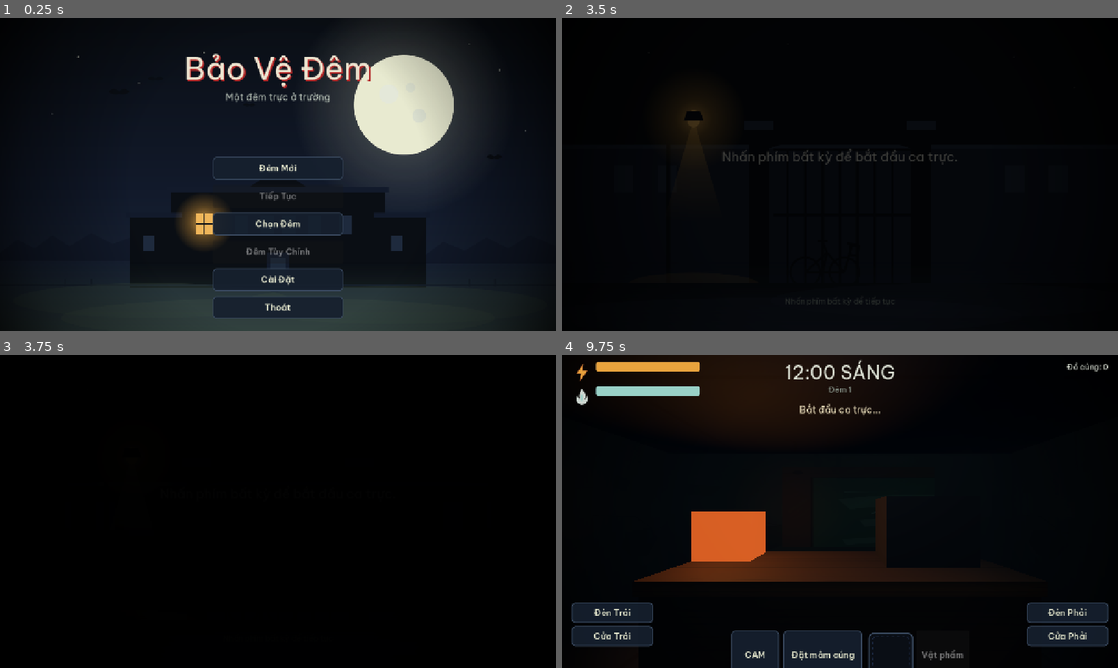
Above: before the commit, frames 1-4 (two rows, left to right).
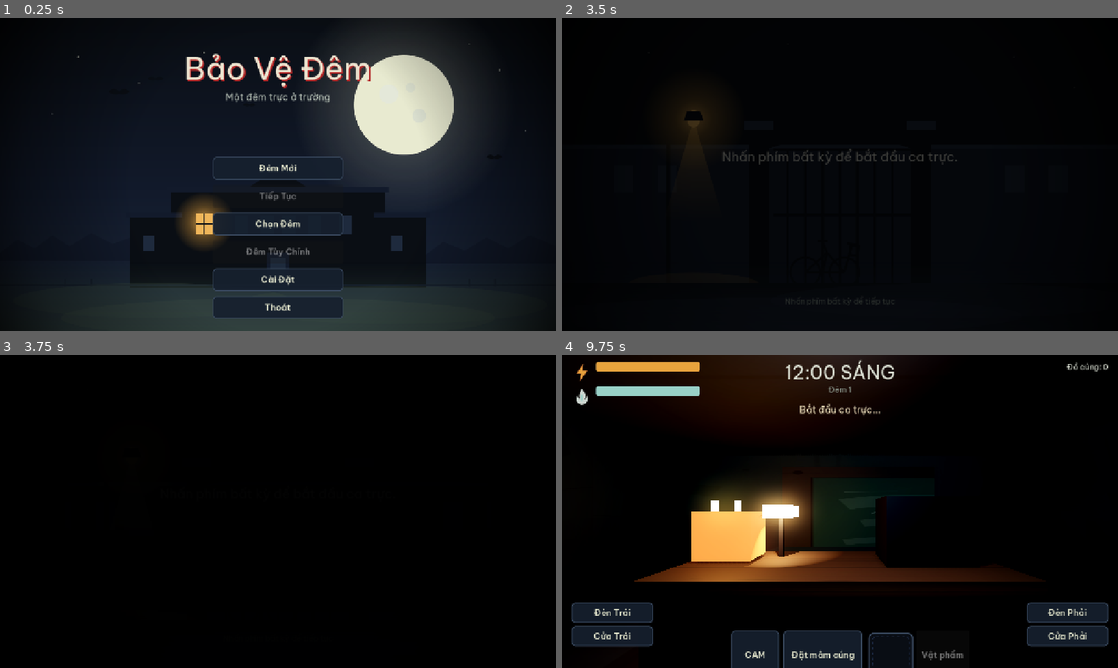
Above: after the commit, the same moments.

Repository: cthpAiden/nightwatch
Game: Godot game, scene res://scenes/screens/MainMenu.tscn
Two runs of this game, one before a commit and one after it. Both use one fixed random seed, a clock stepped at 60 frames per second and the inputs below.
Inputs (mouse positions are in pixels of both pictures, inside the frame that each line leads up to):
- Up to frame 1 (0.25 s): no input
- Up to frame 2 (3.5 s): click "Đêm Mới" at 0.5 s; tap Enter at 1.25 s; move the mouse to (962, 158) at 1.27 s; hold Right (pan_right) 1.28-2.03 s; hold F (place_offering) 1.28-2.03 s; click (962, 158) at 1.42 s; move the mouse to (728, 190) at 2.02 s; hold A (left_door) 2.03-2.78 s; tap Tab (toggle_cameras) at 2.1 s; tap Down (pan_reset) at 2.75 s; move the mouse to (895, 105) at 2.77 s; hold Right (pan_right) from 2.78 s (still down); hold F (place_offering) from 2.78 s (still down)
- Up to frame 3 (3.75 s): keep holding Right (pan_right); move the mouse to (250, 574) at 3.52 s; release F (place_offering) at 3.53 s; tap Tab (toggle_cameras) at 3.6 s; click (250, 574) at 3.67 s
- Up to frame 4 (9.75 s): move the mouse to (1006, 558) at 4.27 s; release Right (pan_right) at 4.28 s; hold A (left_door) 4.28-5 s; hold F (place_offering) 4.28-5 s; click "Đèn Trái" at 5 s; click "Cửa Trái" at 5.75 s; click "Đèn Phải" at 6.5 s; click "Cửa Phải" at 7.25 s; click "CAM" at 8 s; click "Đặt mâm cúng" at 8.75 s; click "Bỏ qua" at 9.5 s

Frames 1-3 are identical in both runs. In frame 4, 7.7% of the frame differs, in the area x 17-71%, y 40-73%.

Commit message:
Brighter real lighting, power rebalance, bigger cam hitboxes, threat fixes
- guard_room: full lighting/graphics overhaul — bright wide doorway spotlights
  with shadows + visible wall lamps, warm desk lamp pool, flickering altar
  candles (survive blackout), moonlit barred window, fluorescent ceiling tube,
  glow/SSAO/tonemap grading, emissive monitor screen. Lights now illuminate
  areas instead of reading as dim orbs.
- night_config: power rebalance (door 2.2->1.1, camera 0.5->0.12, idle/light
  lowered) so a careful player isn't drained out by 3AM.
- camera_system: map dot click targets enlarged 38->64px (no more pixel-perfect
  clicking on the circle).
- ong_ke: fix the core "enemies don't work" bug — "ngoan" repel no longer
  matches the idle default state; you must close the door OR light him up and
  hold still, else he advances and takes you.
- threat_base: audible knock + toast when any rusher reaches a door so it's
  noticeable even with the doorway light off.

Co-Authored-By: Claude Opus 4.8 <noreply@anthropic.com>

Diff:
--- a/localization/strings.csv
+++ b/localization/strings.csv
@@ -128,6 +128,7 @@
 MADA_RESIST,"Kệ tiếng dưới nước. Đừng trả lời.","Ignore the voice in the water. Don't answer."
 MATROI_RULE,"Thấy đốm xanh thì đi chậm. Đừng chạy.","See the blue flame? Walk slow. Don't run."
 CAT_WARN,Con Mun nhảy qua rồi! Coi chừng!,Mun jumped over it! Watch out!
+THREAT_AT_DOOR,"Có gì đó ngoài cửa... ({0})","Something's at the door... ({0})"
 DAWN_GREET,"6 giờ. Trời sáng rồi. Mình qua được rồi.","6 o'clock. Dawn. We made it."
 TABOO_NO_NAME,Đừng gọi tên ai sau nửa đêm.,Don't call anyone's name after midnight.
 INCENSE_RULE,"Thắp nhang lẻ — một, ba, năm. Đừng bốn.","Light odd incense — one, three, five. Never four."
--- a/scripts/systems/camera_system.gd
+++ b/scripts/systems/camera_system.gd
@@ -66,10 +66,14 @@
 	var bg := UI.texture_rect("res://assets/art/ui/map_panel.svg", TextureRect.STRETCH_KEEP_ASPECT)
 	UI.full(bg)
 	map.add_child(bg)
+	# Click target is deliberately larger than the drawn dot so you don't have to
+	# hit the circle exactly; the icon stays centered at a comfortable visual size.
+	const DOT_HIT := 64.0   # clickable square
 	for cam in MapGraph.CAMERAS:
 		var pos: Vector2 = MapGraph.MAP_POS[cam]
-		var b := UI.icon_button("res://assets/art/ui/cam_dot.svg", 38)
-		b.position = pos - Vector2(19, 19)
+		var b := UI.icon_button("res://assets/art/ui/cam_dot.svg", DOT_HIT)
+		b.size = Vector2(DOT_HIT, DOT_HIT)
+		b.position = pos - Vector2(DOT_HIT * 0.5, DOT_HIT * 0.5)
 		b.tooltip_text = tr(MapGraph.name_key(cam))
 		b.pressed.connect(_select.bind(cam))
 		map.add_child(b)
--- a/scripts/systems/guard_room.gd
+++ b/scripts/systems/guard_room.gd
@@ -1,7 +1,7 @@
 extends Node3D
-## The 2.5D guard office. Builds simple 3D geometry in code, a pannable camera
+## The 2.5D guard office. Builds the 3D scene in code: a pannable camera
 ## (mouse-to-edges or pan_left/right/reset keys), two doorways with animated
-## shutters + lights, and a billboard for whatever threat is at each door.
+## shutters + real wall lamps, a lit desk, an ancestor altar, and a moonlit window.
 ## Pure "view + look controls" — gameplay rules live in NightController.
 
 const YAW_MAX := 1.15
@@ -10,6 +10,15 @@
 const EDGE := 0.14            # outer screen fraction that pans the view
 
 const ROOM_TEX := "res://assets/art/room/"
+
+# Light energies (kept as named constants so power-loss / restore is consistent).
+const CEILING_ENERGY := 1.7
+const DOOR_LIGHT_ENERGY := 7.0
+const DESK_LAMP_ENERGY := 3.2
+const ALTAR_ENERGY := 2.0
+
+const DOOR_CLOSED_Y := 1.35
+const DOOR_OPEN_Y := 3.7
 
 var _pivot: Node3D
 var _cam: Camera3D
@@ -17,9 +26,16 @@
 var _door_closed := {GameEnums.Side.LEFT: false, GameEnums.Side.RIGHT: false}
 var _lights := {}            # side -> SpotLight3D
 var _light_on := {GameEnums.Side.LEFT: false, GameEnums.Side.RIGHT: false}
+var _lamp_mats := {}         # side -> StandardMaterial3D (visible wall fixture glow)
 var _threat_sprites := {}    # side -> Sprite3D
+
 var _ceiling: OmniLight3D
+var _tube_mat: StandardMaterial3D
+var _desk_lamp: SpotLight3D
+var _desk_lamp_mat: StandardMaterial3D
 var _altar_light: OmniLight3D
+var _altar_mat: StandardMaterial3D
+var _monitor_mat: StandardMaterial3D
 
 var _yaw := 0.0
 var _yaw_target := 0.0
@@ -29,13 +45,12 @@
 var _powered := true
 var _pan_speed := 0.0
 var _kb_dir := 0.0
-
-const DOOR_CLOSED_Y := 1.35
-const DOOR_OPEN_Y := 3.7
+var _t := 0.0
 
 func _ready() -> void:
 	_build_environment()
 	_build_room()
+	_build_window()
 	_build_doorway(GameEnums.Side.LEFT, -3.9)
 	_build_doorway(GameEnums.Side.RIGHT, 3.9)
 	set_process(true)
@@ -46,14 +61,33 @@
 	var we := WorldEnvironment.new()
 	var env := Environment.new()
 	env.background_mode = Environment.BG_COLOR
-	env.background_color = Color(0.02, 0.03, 0.05)
+	env.background_color = Color(0.015, 0.02, 0.035)
 	env.ambient_light_source = Environment.AMBIENT_SOURCE_COLOR
-	env.ambient_light_color = Color(0.18, 0.22, 0.3)
-	env.ambient_light_energy = 0.35
+	env.ambient_light_color = Color(0.22, 0.26, 0.34)
+	env.ambient_light_energy = 0.5
+	# Atmospheric depth, but lighter than before so the room reads clearly.
 	env.fog_enabled = true
-	env.fog_light_color = Color(0.05, 0.07, 0.1)
-	env.fog_density = 0.04
+	env.fog_light_color = Color(0.06, 0.08, 0.12)
+	env.fog_density = 0.018
 	env.tonemap_mode = Environment.TONE_MAPPER_FILMIC
+	env.tonemap_exposure = 1.05
+	env.tonemap_white = 2.0
+	# Bloom makes lamps actually read as light sources (not flat "orbs").
+	env.glow_enabled = true
+	env.glow_intensity = 0.6
+	env.glow_strength = 1.05
+	env.glow_bloom = 0.12
+	env.glow_blend_mode = Environment.GLOW_BLEND_MODE_SCREEN
+	env.glow_hdr_threshold = 0.95
+	# Contact shadows / grounding.
+	env.ssao_enabled = true
+	env.ssao_radius = 1.2
+	env.ssao_intensity = 1.6
+	# Subtle grade: a touch of contrast + slight desaturation for the night mood.
+	env.adjustment_enabled = true
+	env.adjustment_brightness = 1.02
+	env.adjustment_contrast = 1.08
+	env.adjustment_saturation = 0.94
 	we.environment = env
 	add_child(we)
 
@@ -65,21 +99,40 @@
 	_cam.current = true
 	_pivot.add_child(_cam)
 
+	# Main ceiling light + a visible fluorescent tube so there is a real source.
 	_ceiling = OmniLight3D.new()
-	_ceiling.position = Vector3(0, 2.8, -0.5)
-	_ceiling.light_color = Color(0.7, 0.78, 0.85)
-	_ceiling.light_energy = 0.5
-	_ceiling.omni_range = 9.0
+	_ceiling.position = Vector3(0, 2.82, -0.6)
+	_ceiling.light_color = Color(0.78, 0.84, 0.92)
+	_ceiling.light_energy = CEILING_ENERGY
+	_ceiling.omni_range = 12.0
+	_ceiling.omni_attenuation = 1.4
+	_ceiling.shadow_enabled = true
 	add_child(_ceiling)
+	# soft fill so corners aren't pitch black
+	var fill := OmniLight3D.new()
+	fill.position = Vector3(0, 2.5, 1.8)
+	fill.light_color = Color(0.5, 0.58, 0.72)
+	fill.light_energy = 0.5
+	fill.omni_range = 10.0
+	add_child(fill)
+
+	_tube_mat = StandardMaterial3D.new()
+	_tube_mat.albedo_color = Color(0.9, 0.95, 1.0)
+	_tube_mat.emission_enabled = true
+	_tube_mat.emission = Color(0.85, 0.92, 1.0)
+	_tube_mat.emission_energy_multiplier = 4.0
+	var tube := _box(Vector3(2.4, 0.08, 0.2), Vector3(0, 2.92, -0.6), _tube_mat)
+	tube.cast_shadow = GeometryInstance3D.SHADOW_CASTING_SETTING_OFF
 
 func _mat(tex: String, tint: Color = Color.WHITE, scale: float = 1.0,
-		emissive: bool = false) -> StandardMaterial3D:
+		emissive: bool = false, rough: float = 0.95, metal: float = 0.0) -> StandardMaterial3D:
 	var m := StandardMaterial3D.new()
 	var path := ROOM_TEX + tex
-	if ResourceLoader.exists(path):
+	if tex != "" and ResourceLoader.exists(path):
 		m.albedo_texture = load(path)
 	m.albedo_color = tint
-	m.roughness = 0.95
+	m.roughness = rough
+	m.metallic = metal
 	if scale != 1.0:
 		m.uv1_scale = Vector3(scale, scale, 1.0)
 	if emissive:
@@ -100,7 +153,7 @@
 
 func _build_room() -> void:
 	var wall := _mat("wall.svg", Color(0.55, 0.6, 0.55), 2.0)
-	_box(Vector3(9, 0.2, 9), Vector3(0, -0.1, 0), _mat("floor.svg", Color(0.5, 0.5, 0.5), 3.0))
+	_box(Vector3(9, 0.2, 9), Vector3(0, -0.1, 0), _mat("floor.svg", Color(0.5, 0.5, 0.5), 3.0, false, 0.85))
 	_box(Vector3(9, 0.2, 9), Vector3(0, 3.0, 0), _mat("ceiling.svg", Color(0.4, 0.42, 0.45), 2.0))
 	# front wall (what you face) with chalkboard + altar
 	_box(Vector3(9, 3.2, 0.2), Vector3(0, 1.5, -4.3), wall)
@@ -108,18 +161,85 @@
 	# back wall (behind you)
 	_box(Vector3(9, 3.2, 0.2), Vector3(0, 1.5, 4.3), wall)
 	# desk
-	_box(Vector3(3.2, 0.12, 1.2), Vector3(0, 1.0, -1.7), _mat("desk.svg", Color(0.7, 0.6, 0.45), 1.0))
+	_box(Vector3(3.2, 0.12, 1.2), Vector3(0, 1.0, -1.7), _mat("desk.svg", Color(0.7, 0.6, 0.45), 1.0, false, 0.7))
 	_box(Vector3(3.2, 0.9, 0.1), Vector3(0, 0.5, -1.2), _mat("desk.svg", Color(0.45, 0.38, 0.3)))
-	# CRT monitor prop
-	_box(Vector3(0.9, 0.7, 0.6), Vector3(0.9, 1.4, -1.8), _mat("", Color(0.06, 0.07, 0.09)))
-	# desk altar (amber safe zone) + warm light
-	var altar := _box(Vector3(0.6, 0.5, 0.4), Vector3(-1.2, 1.35, -1.8), _mat("", Color(0.5, 0.2, 0.08), 1.0, true))
+	# CRT monitor prop with a faint screen glow
+	_box(Vector3(0.9, 0.7, 0.6), Vector3(0.9, 1.4, -1.8), _mat("", Color(0.05, 0.06, 0.08), 1.0, false, 0.5, 0.3))
+	_monitor_mat = StandardMaterial3D.new()
+	_monitor_mat.albedo_color = Color(0.1, 0.16, 0.2)
+	_monitor_mat.emission_enabled = true
+	_monitor_mat.emission = Color(0.25, 0.5, 0.6)
+	_monitor_mat.emission_energy_multiplier = 1.2
+	_box(Vector3(0.74, 0.54, 0.02), Vector3(0.9, 1.42, -1.52), _monitor_mat)
+
+	_build_desk_lamp()
+	_build_altar()
+
+func _build_desk_lamp() -> void:
+	# A warm desk lamp pooling light over the desk — the cozy island in the dark.
+	var arm := _mat("", Color(0.12, 0.12, 0.14), 1.0, false, 0.4, 0.6)
+	_box(Vector3(0.06, 0.5, 0.06), Vector3(-0.7, 1.3, -2.0), arm)
+	_desk_lamp_mat = StandardMaterial3D.new()
+	_desk_lamp_mat.albedo_color = Color(0.9, 0.7, 0.4)
+	_desk_lamp_mat.emission_enabled = true
+	_desk_lamp_mat.emission = Color(1.0, 0.75, 0.4)
+	_desk_lamp_mat.emission_energy_multiplier = 3.0
+	var shade := _box(Vector3(0.34, 0.14, 0.34), Vector3(-0.7, 1.6, -2.0), _desk_lamp_mat)
+	shade.cast_shadow = GeometryInstance3D.SHADOW_CASTING_SETTING_OFF
+	_desk_lamp = SpotLight3D.new()
+	_desk_lamp.position = Vector3(-0.7, 1.55, -1.9)
+	_desk_lamp.rotation = Vector3(-PI / 2.0 + 0.25, 0, 0)
+	_desk_lamp.light_color = Color(1.0, 0.82, 0.55)
+	_desk_lamp.light_energy = DESK_LAMP_ENERGY
+	_desk_lamp.spot_range = 4.0
+	_desk_lamp.spot_angle = 55.0
+	_desk_lamp.spot_attenuation = 1.2
+	_desk_lamp.shadow_enabled = true
+	add_child(_desk_lamp)
+
+func _build_altar() -> void:
+	# Ancestor altar (amber safe zone) — warm candlelight that survives a blackout.
+	_altar_mat = _mat("", Color(0.55, 0.22, 0.09), 1.0, true)
+	_altar_mat.emission_energy_multiplier = 2.2
+	_box(Vector3(0.6, 0.5, 0.4), Vector3(-1.2, 1.35, -1.8), _altar_mat)
+	# two little candle flames
+	for dx in [-0.12, 0.12]:
+		var flame := _mat("", Color(1.0, 0.6, 0.2), 1.0, true)
+		flame.emission_energy_multiplier = 5.0
+		var f := _box(Vector3(0.05, 0.12, 0.05), Vector3(-1.2 + dx, 1.66, -1.7), flame)
+		f.cast_shadow = GeometryInstance3D.SHADOW_CASTING_SETTING_OFF
 	_altar_light = OmniLight3D.new()
-	_altar_light.position = Vector3(-1.2, 1.7, -1.6)
-	_altar_light.light_color = Color(1.0, 0.6, 0.2)
-	_altar_light.light_energy = 1.2
-	_altar_light.omni_range = 3.0
+	_altar_light.position = Vector3(-1.2, 1.75, -1.6)
+	_altar_light.light_color = Color(1.0, 0.6, 0.22)
+	_altar_light.light_energy = ALTAR_ENERGY
+	_altar_light.omni_range = 3.6
 	add_child(_altar_light)
+
+func _build_window() -> void:
+	# A barred window on the back wall lets cool moonlight rake across the room,
+	# giving depth and a cold rim opposite the warm desk.
+	var frame := _mat("", Color(0.1, 0.11, 0.13), 1.0, false, 0.5, 0.4)
+	_box(Vector3(2.0, 1.4, 0.08), Vector3(0, 1.9, 4.22), frame)
+	var pane := StandardMaterial3D.new()
+	pane.albedo_color = Color(0.2, 0.3, 0.45)
+	pane.emission_enabled = true
+	pane.emission = Color(0.3, 0.42, 0.62)
+	pane.emission_energy_multiplier = 1.4
+	var p := _box(Vector3(1.8, 1.2, 0.04), Vector3(0, 1.9, 4.18), pane)
+	p.cast_shadow = GeometryInstance3D.SHADOW_CASTING_SETTING_OFF
+	# window bars
+	for bx in [-0.45, 0.0, 0.45]:
+		_box(Vector3(0.05, 1.2, 0.06), Vector3(bx, 1.9, 4.14), frame)
+	var moon := SpotLight3D.new()
+	moon.position = Vector3(0, 2.4, 3.9)
+	moon.rotation = Vector3(0.35, PI, 0)   # shine forward (-z) and slightly down
+	moon.light_color = Color(0.55, 0.66, 0.9)
+	moon.light_energy = 2.6
+	moon.spot_range = 9.0
+	moon.spot_angle = 42.0
+	moon.spot_attenuation = 1.0
+	moon.shadow_enabled = true
+	add_child(moon)
 
 func _build_doorway(side: int, x: float) -> void:
 	var wall := _mat("wall.svg", Color(0.5, 0.55, 0.5), 2.0)
@@ -128,9 +248,8 @@
 	_box(Vector3(0.2, 3.2, 2.8), Vector3(x, 1.5, 2.7), wall)
 	_box(Vector3(0.2, 0.6, 2.6), Vector3(x, 2.7, 0), wall)
 	# corridor backing (dark) seen through the doorway
-	var back := _box(Vector3(0.1, 2.4, 2.4), Vector3(x + (0.6 if side == GameEnums.Side.LEFT else -0.6), 1.2, 0),
+	_box(Vector3(0.1, 2.4, 2.4), Vector3(x + (0.6 if side == GameEnums.Side.LEFT else -0.6), 1.2, 0),
 		_mat("", Color(0.02, 0.025, 0.04)))
-	back.visible = true
 	# threat billboard in the doorway (hidden until shown)
 	var spr := Sprite3D.new()
 	spr.pixel_size = 0.006
@@ -142,21 +261,34 @@
 	_threat_sprites[side] = spr
 	# roller shutter door
 	var door := _box(Vector3(0.16, 2.6, 2.5), Vector3(x, DOOR_OPEN_Y, 0),
-		_mat("door.svg", Color(0.6, 0.62, 0.66)))
+		_mat("door.svg", Color(0.6, 0.62, 0.66), 1.0, false, 0.5, 0.5))
 	_doors[side] = door
-	# doorway spotlight
+	# visible wall lamp fixture beside the doorway (glows when switched on)
+	var inward := -0.7 if side == GameEnums.Side.LEFT else 0.7
+	var lamp_mat := StandardMaterial3D.new()
+	lamp_mat.albedo_color = Color(0.18, 0.18, 0.2)
+	lamp_mat.emission_enabled = true
+	lamp_mat.emission = Color(1.0, 0.93, 0.7)
+	lamp_mat.emission_energy_multiplier = 0.0   # off until lit
+	var fixture := _box(Vector3(0.16, 0.3, 0.16), Vector3(x + inward, 2.3, 0.0), lamp_mat)
+	fixture.cast_shadow = GeometryInstance3D.SHADOW_CASTING_SETTING_OFF
+	_lamp_mats[side] = lamp_mat
+	# doorway spotlight — wide + bright so it truly illuminates the doorway
 	var sl := SpotLight3D.new()
-	sl.position = Vector3(x + (1.0 if side == GameEnums.Side.LEFT else -1.0), 1.6, 0)
-	sl.rotation = Vector3(0, (PI / 2.0 if side == GameEnums.Side.LEFT else -PI / 2.0), 0)
-	sl.light_color = Color(1.0, 0.95, 0.8)
+	sl.position = Vector3(x + (0.9 if side == GameEnums.Side.LEFT else -0.9), 2.1, 0)
+	sl.rotation = Vector3(-0.35, (PI / 2.0 if side == GameEnums.Side.LEFT else -PI / 2.0), 0)
+	sl.light_color = Color(1.0, 0.95, 0.82)
 	sl.light_energy = 0.0
-	sl.spot_range = 6.0
-	sl.spot_angle = 38.0
+	sl.spot_range = 8.5
+	sl.spot_angle = 50.0
+	sl.spot_attenuation = 0.8
+	sl.shadow_enabled = true
 	add_child(sl)
 	_lights[side] = sl
 
 # --- look controls ----------------------------------------------------------
 func _process(delta: float) -> void:
+	_t += delta
 	if _look_enabled:
 		_update_look_targets()
 	var prev_yaw := _yaw
@@ -165,9 +297,18 @@
 	_pivot.rotation.y = _yaw
 	_pivot.rotation.x = _pitch
 	_pan_speed = absf(_yaw - prev_yaw) / maxf(delta, 0.0001)
-	# subtle ceiling flicker when unpowered
+	# candle flicker (always — it's fire, not mains power)
+	if _altar_light:
+		var f := 0.85 + 0.1 * sin(_t * 7.3) + 0.05 * sin(_t * 19.0)
+		_altar_light.light_energy = ALTAR_ENERGY * f
 	if not _powered:
-		_ceiling.light_energy = maxf(0.0, _ceiling.light_energy - delta * 2.0)
+		# blackout: mains lights die out, only the altar candle remains
+		_ceiling.light_energy = maxf(0.0, _ceiling.light_energy - delta * 2.5)
+		if _tube_mat:
+			_tube_mat.emission_energy_multiplier = maxf(0.0, _tube_mat.emission_energy_multiplier - delta * 6.0)
+	else:
+		# subtle fluorescent flutter while powered
+		_ceiling.light_energy = CEILING_ENERGY * (0.96 + 0.04 * sin(_t * 9.0))
 
 func _update_look_targets() -> void:
 	var vp := get_viewport()
@@ -223,9 +364,19 @@
 func set_powered(on: bool) -> void:
 	_powered = on
 	if on:
-		_ceiling.light_energy = 0.5
+		_ceiling.light_energy = CEILING_ENERGY
+		if _tube_mat:
+			_tube_mat.emission_energy_multiplier = 4.0
+		if _desk_lamp:
+			_desk_lamp.light_energy = DESK_LAMP_ENERGY
+		if _desk_lamp_mat:
+			_desk_lamp_mat.emission_energy_multiplier = 3.0
 	else:
-		for s in _light_on:
+		if _desk_lamp:
+			_desk_lamp.light_energy = 0.0
+		if _desk_lamp_mat:
+			_desk_lamp_mat.emission_energy_multiplier = 0.0
+		for s in _light_on.keys():
 			set_light(s, false)
 
 func is_door_closed(side: int) -> bool:
@@ -249,7 +400,9 @@
 	if _light_on.get(side) == on:
 		return
 	_light_on[side] = on
-	(_lights[side] as SpotLight3D).light_energy = 2.2 if on else 0.0
+	(_lights[side] as SpotLight3D).light_energy = DOOR_LIGHT_ENERGY if on else 0.0
+	if _lamp_mats.has(side):
+		(_lamp_mats[side] as StandardMaterial3D).emission_energy_multiplier = 3.5 if on else 0.0
 	Audio.play_sfx("light_switch", -8.0)
 	Events.light_toggled.emit(side, on)
 
--- a/scripts/systems/night_config.gd
+++ b/scripts/systems/night_config.gd
@@ -16,10 +16,12 @@
 
 ## Power economy (percent per second). Idle is low enough to survive a full night
 ## doing nothing; doors/lights/cameras are the real cost (FNAF-style tension).
-@export var power_drain_idle: float = 0.09
-@export var power_drain_per_door: float = 2.2
-@export var power_drain_camera: float = 0.5
-@export var power_drain_per_light: float = 1.0
+## Tuned so a careful camera/door user comfortably clears the night, while
+## camping the cameras or holding doors all night still drains you out.
+@export var power_drain_idle: float = 0.05
+@export var power_drain_per_door: float = 1.1
+@export var power_drain_camera: float = 0.12
+@export var power_drain_per_light: float = 0.55
 
 ## Via (spirit/sanity) economy.
 @export var via_enabled: bool = true
--- a/scripts/threats/ong_ke.gd
+++ b/scripts/threats/ong_ke.gd
@@ -15,19 +15,21 @@
 	via_drain_at_door = 4.0
 
 func _process_attack(delta: float) -> void:
+	# Closing the door always repels him (the panic / power-hungry counter).
 	if _is_repelled_now():
 		repel()
 		return
-	# "Ngoan": behave at the door — monitor down, doorway light off, sit still — and
-	# after a moment he loses interest and leaves (a power-free counter). Hiding in
-	# the cameras does NOT count as behaving.
-	var behaving: bool = _controller != null \
+	# "Ngoan": stand your ground — shine the doorway LIGHT on him and stay calm
+	# (monitor down, don't whip the view around). Faced and unafraid, he loses
+	# interest and leaves: a low-power counter that still demands you react.
+	# Ignoring him in the dark is NOT safe — he keeps advancing and takes you.
+	var facing_him_calmly: bool = _controller != null \
+		and _controller.is_light_on(threatening_side) \
 		and not _controller.is_monitor_open() \
-		and not _controller.is_light_on(threatening_side) \
-		and _controller.get_pan_speed() < 0.2
-	if behaving:
+		and _controller.get_pan_speed() < 0.3
+	if facing_him_calmly:
 		_behave_t += delta
-		if _behave_t >= 3.0:
+		if _behave_t >= 2.5:
 			repel()
 		return
 	_behave_t = 0.0
--- a/scripts/threats/threat_base.gd
+++ b/scripts/threats/threat_base.gd
@@ -149,6 +149,10 @@
 	_attack_accum = 0.0
 	Events.threat_relocated.emit(id, current_location)
 	Events.threat_at_door.emit(id, side)
+	# Audible warning: you should know something reached a door even with the
+	# doorway light off (it's the cue to react — light it up or shut the door).
+	Audio.play_sfx("knock", -5.0)
+	Events.notify.emit("THREAT_AT_DOOR", [tr(name_key)])
 	# If the relevant counter is already engaged, leave immediately.
 	if _is_repelled_now():
 		repel()
Binary file added: docs/shots/lighting_door.png
Binary file added: docs/shots/lighting_front.png
Not shown, added: docs/shots/lighting_front.png.import
Not shown, added: docs/shots/night3.png.import
Binary file changed: localization/strings.en.translation
Binary file changed: localization/strings.vi.translation
